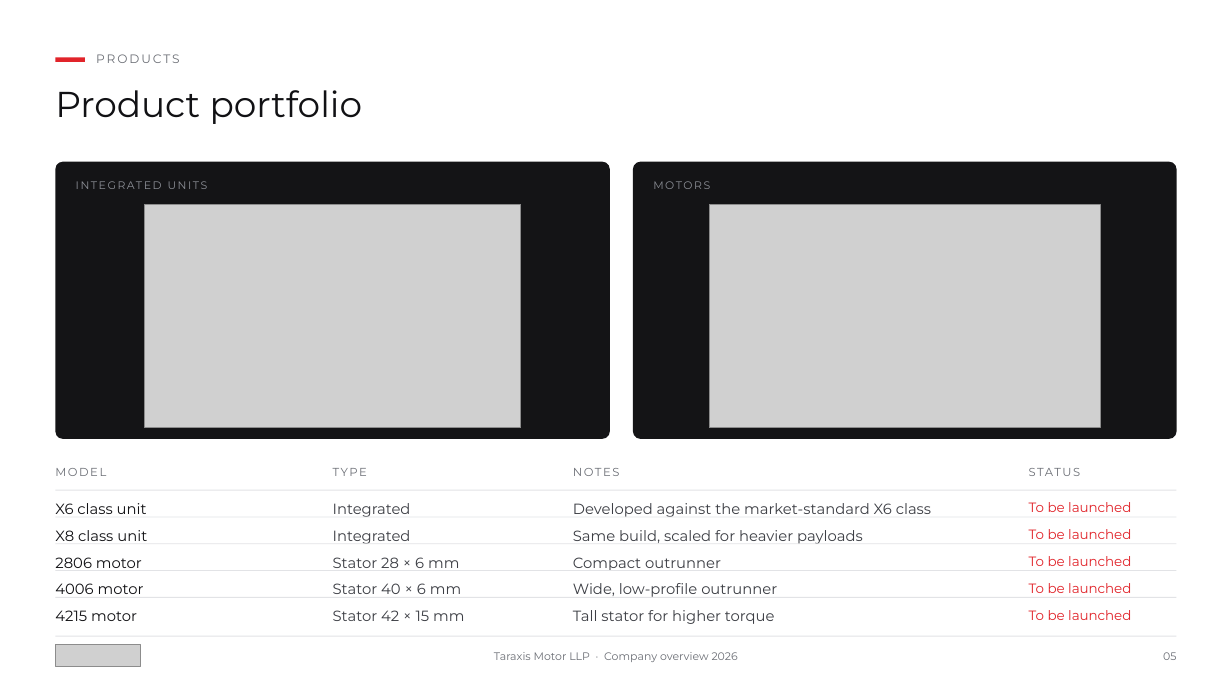
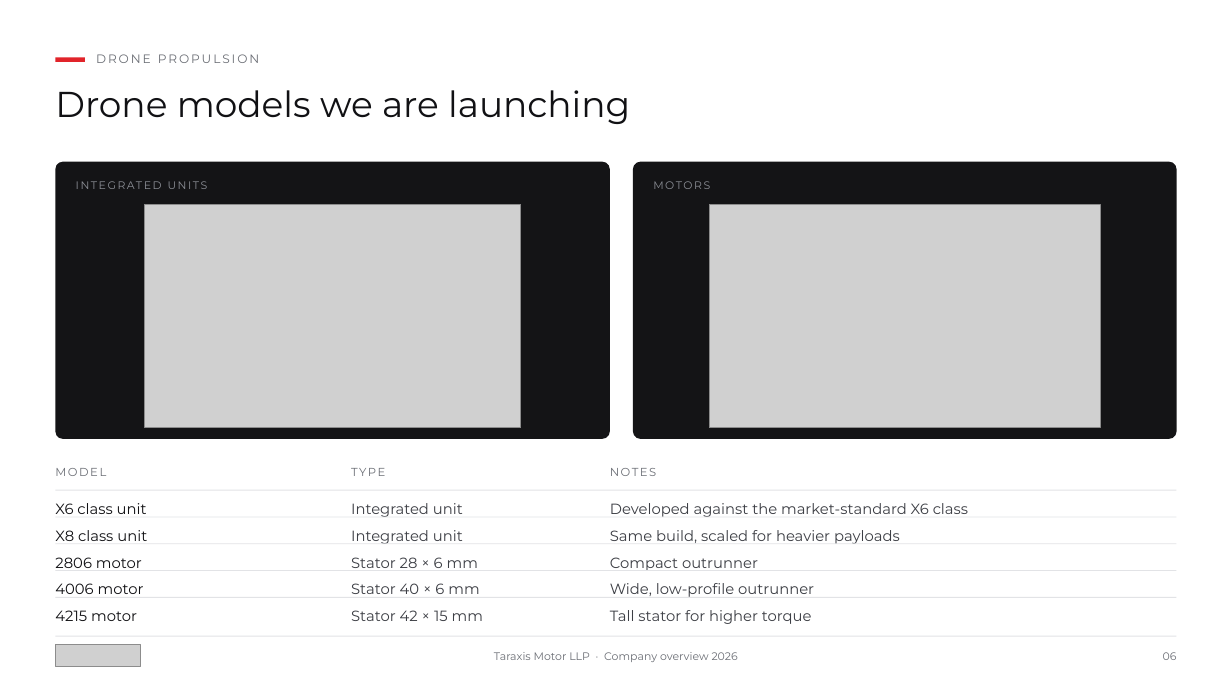
Before and after one commit to siddharthsu/siddharthsu, a slide deck: slide 6 of Taraxis_Presentation/Taraxis_Motor_Corporate.pptx (slide 5 before the commit). Drawn at 1232x693 pixels with LibreOffice and Linux fonts; fonts in the diff are those of the drawing; grey boxes stand for pictures. Boxes give left, top, right and bottom in pixels: in the first picture for what was removed or moved away, otherwise in the second. Text is boxed around its words. In the diff, an @@ line names an element or a change of style, - is before the commit and + after.

```diff
--- a/Taraxis_Presentation/Taraxis_Motor_Corporate.pptx
+++ b/Taraxis_Presentation/Taraxis_Motor_Corporate.pptx
@@ text at <box>96,54,259,63</box>: text changed @@
-PRODUCTS
+DRONE PROPULSION
@@ text at <box>55,90,630,124</box>: text changed @@
-Product portfolio
+Drone models we are launching
@@ text "TYPE": place and size @@
-text "TYPE" at <box>333,468,367,476</box>
+text "TYPE" at <box>351,468,385,476</box>
@@ text "NOTES": place and size @@
-text "NOTES" at <box>573,468,620,476</box>
+text "NOTES" at <box>610,468,657,476</box>
@@ text removed at <box>1029,462,1232,485</box> @@
-STATUS
@@ text at <box>351,503,463,517</box>: text changed @@
-Integrated
+Integrated unit
@@ text "Developed against the market-standard X6 ...": place and size @@
-text "Developed against the market-standard X6 ..." at <box>573,503,931,517</box>
+text "Developed against the market-standard X6 ..." at <box>610,503,968,517</box>
@@ text removed at <box>1029,502,1131,512</box> @@
-To be launched
@@ text at <box>351,530,463,544</box>: text changed @@
-Integrated
+Integrated unit
@@ text "Same build, scaled for heavier ...": place and size @@
-text "Same build, scaled for heavier ..." at <box>573,530,863,544</box>
+text "Same build, scaled for heavier ..." at <box>610,530,900,544</box>
@@ text removed at <box>1029,529,1131,539</box> @@
-To be launched
@@ text "Stator 28 × 6 mm": place and size @@
-text "Stator 28 × 6 mm" at <box>333,557,459,568</box>
+text "Stator 28 × 6 mm" at <box>351,557,478,568</box>
@@ text "Compact outrunner": place and size @@
-text "Compact outrunner" at <box>573,557,721,570</box>
+text "Compact outrunner" at <box>610,557,758,570</box>
@@ text removed at <box>1029,556,1131,566</box> @@
-To be launched
@@ text "Stator 40 × 6 mm": place and size @@
-text "Stator 40 × 6 mm" at <box>333,583,461,594</box>
+text "Stator 40 × 6 mm" at <box>351,583,479,594</box>
@@ text "Wide, low-profile outrunner": place and size @@
-text "Wide, low-profile outrunner" at <box>573,583,777,597</box>
+text "Wide, low-profile outrunner" at <box>610,583,814,597</box>
@@ text removed at <box>1029,583,1131,593</box> @@
-To be launched
@@ text "Stator 42 × 15 mm": place and size @@
-text "Stator 42 × 15 mm" at <box>333,610,464,621</box>
+text "Stator 42 × 15 mm" at <box>351,610,483,621</box>
@@ text "Tall stator for higher torque": place and size @@
-text "Tall stator for higher torque" at <box>573,610,775,624</box>
+text "Tall stator for higher torque" at <box>610,610,812,624</box>
@@ text removed at <box>1029,610,1131,620</box> @@
-To be launched
@@ text at <box>1163,652,1177,660</box>: text changed @@
-05
+06
```
Also in this commit, not shown: 11 other slides changed, 4 slides added, 2 slides removed, 2 other files.
